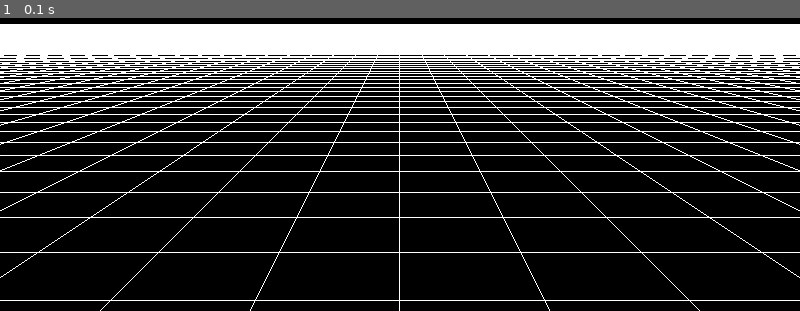
Above: before the commit, frame 1.
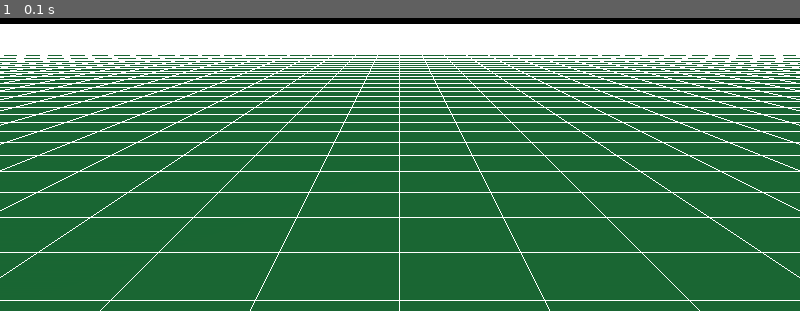
Above: after the commit, the same moment.

Repository: antonioam82/tank_controller
Game: pygame game, started from tank_demo_maze.py
Two runs of this game, one before a commit and one after it. Both use one fixed random seed, a clock stepped at 60 frames per second and the inputs below.
Inputs:
- Up to frame 1 (0.1 s): no input

The runs differ from the first frame. In frame 1, 76% of the frame differs, in the area x 0-100%, y 12-100%.

Commit message:
Añadido suelo

Diff:
--- a/tank_demo_maze.py
+++ b/tank_demo_maze.py
@@ -15,17 +15,17 @@
 def draw_grid():
     grid_list = glGenLists(1)
     glNewList(grid_list, GL_COMPILE)
-    '''glEnable(GL_POLYGON_OFFSET_FILL)
+    glEnable(GL_POLYGON_OFFSET_FILL)
     glPolygonOffset(0.9,0.9)
 
     glBegin(GL_QUADS)
     glColor3f(0.1,0.4,0.2)
-    glVertex3f(-grid_size,-10,-grid_size)
-    glVertex3f(grid_size,-10,-grid_size)
-    glVertex3f(grid_size,-10,grid_size)
-    glVertex3f(-grid_size,-10,-grid_size)
+    glVertex3f(-grid_size,-2,-grid_size)
+    glVertex3f(grid_size,-2,-grid_size)
+    glVertex3f(grid_size,-2,grid_size)
+    glVertex3f(-grid_size,-2,-grid_size)
     glEnd()
-    glDisable(GL_POLYGON_OFFSET_FILL)'''
+    glDisable(GL_POLYGON_OFFSET_FILL)
 
     glLineWidth(1.0)
     glBegin(GL_LINES)
@@ -57,7 +57,10 @@
     glLoadIdentity()
     gluPerspective(45, (display[0] / display[1]), 0.1, 500.0)
 
+
     grid = draw_grid()
+
+    clock = pygame.time.Clock()
     running = True
     while running:
         for e in pygame.event.get():
@@ -72,6 +75,7 @@
         #glTranslatef(0,0,mov_z)
 
         pygame.display.flip()
+        clock.tick(60)
 
     glDeleteLists(grid, 1)
     pygame.quit()
